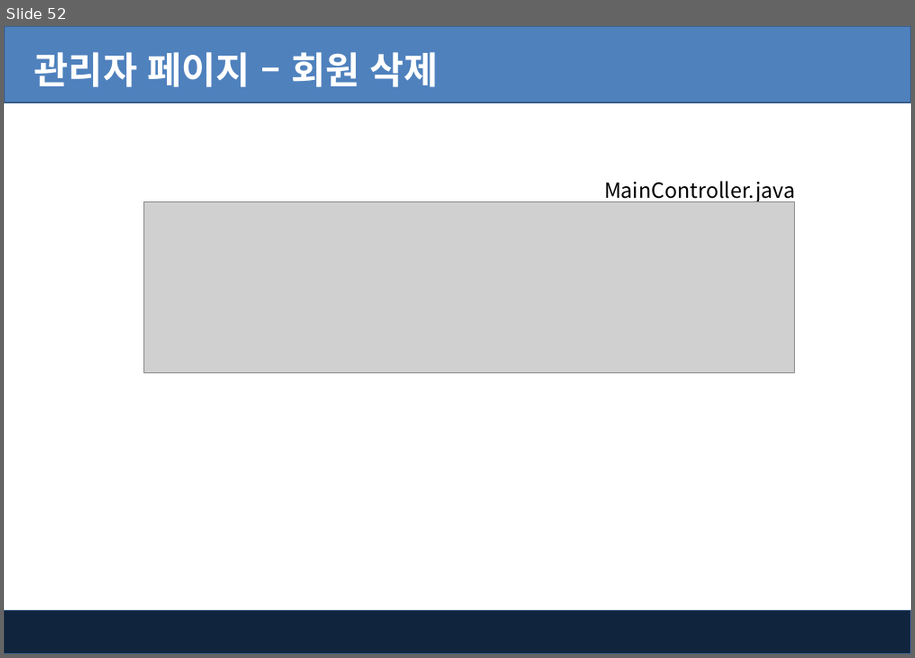
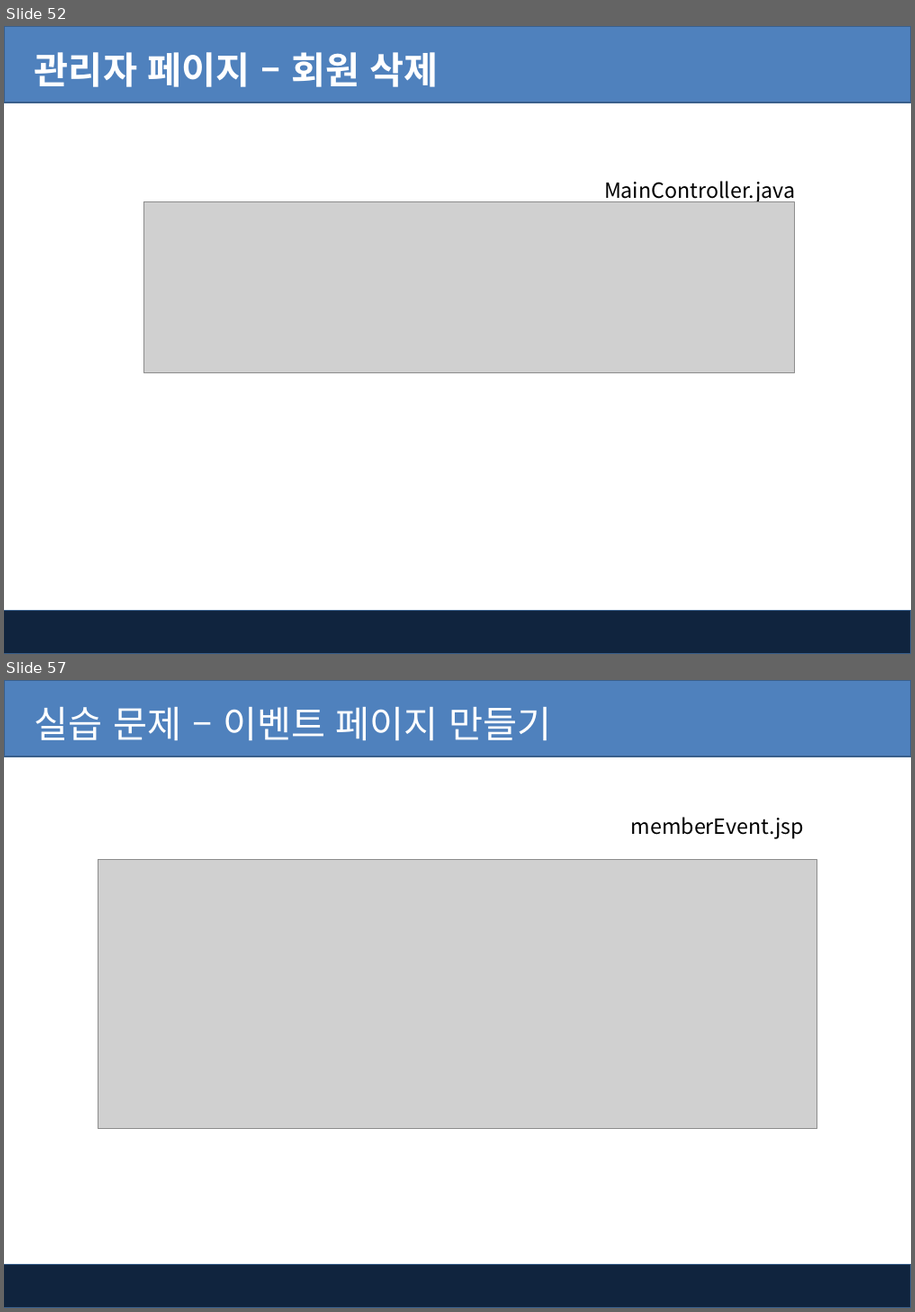
Before and after one commit to kiyongee2/green_project_web, a slide deck: jsp_ppt/10-1장. Jsp - MVC를 이용한 회원관리.pptx. Shown one above the other, each under a label of ours: slide 52 before the commit, slides 52 and 57 after it; the slides between them are not shown. The pictures are 915x658 and 915x1312 pixels, drawn with LibreOffice and Linux fonts; fonts in the diff are those of the drawing; grey boxes stand for pictures; background and template pictures are left out. Boxes give left, top, right and bottom in pixels: in the first picture for what was removed or moved away, otherwise in the second. Text is boxed around its words. In the diff, an @@ line names an element or a change of style, - is before the commit and + after.

Commit message:
event jsp

```diff
--- a/jsp_ppt/10-1장. Jsp - MVC를 이용한 회원관리.pptx
+++ b/jsp_ppt/10-1장. Jsp - MVC를 이용한 회원관리.pptx
@@ slide 57 added at bbox=[4, 680, 911, 1308], background #FFFFFF; not listed: 2 template elements that a slide beside it also shows @@
@@ text added at bbox=[35, 707, 552, 741], 32 pt, text #FFFFFF @@
+실습 문제 – 이벤트 페이지 만들기
@@ text added at bbox=[631, 817, 804, 839], 18 pt, text #000000 @@
+memberEvent.jsp
@@ picture added at bbox=[98, 859, 818, 1129] @@
```
Also in this commit, not shown: 2 slides changed, 2 other slides added, 10 other files.
